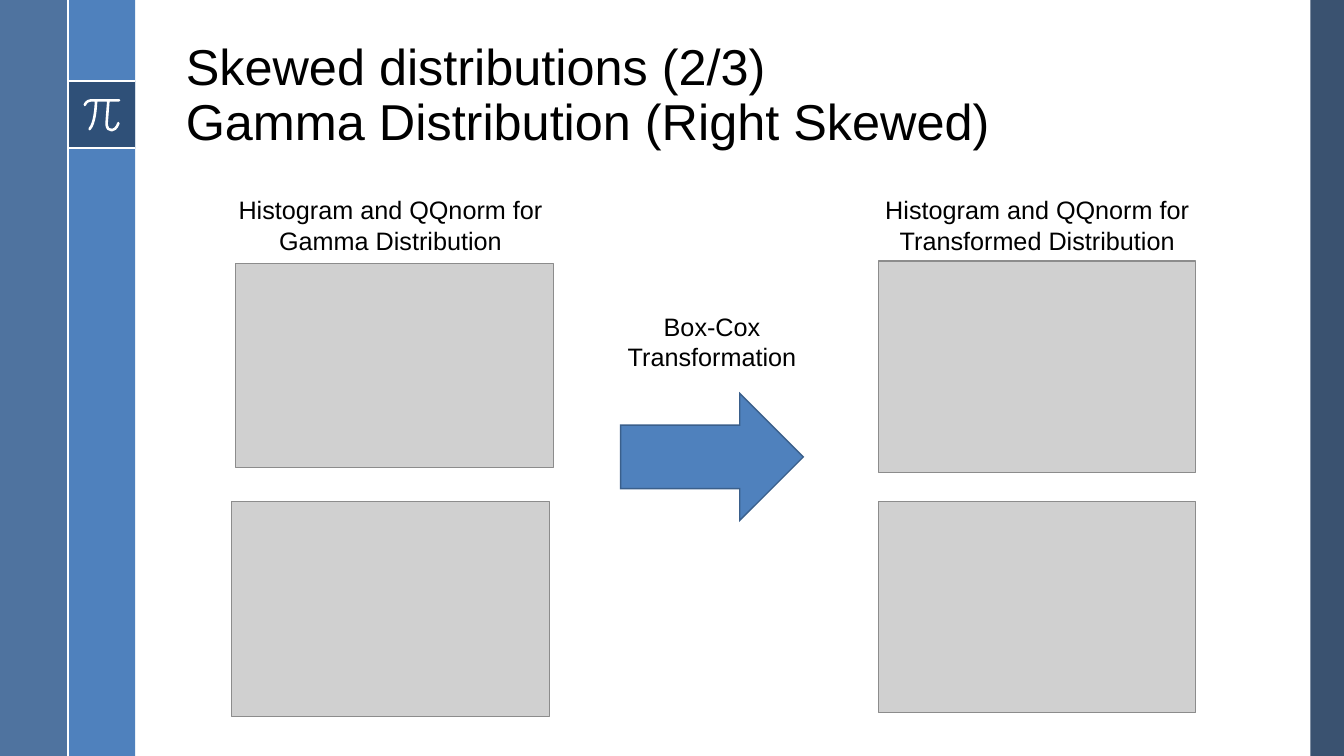
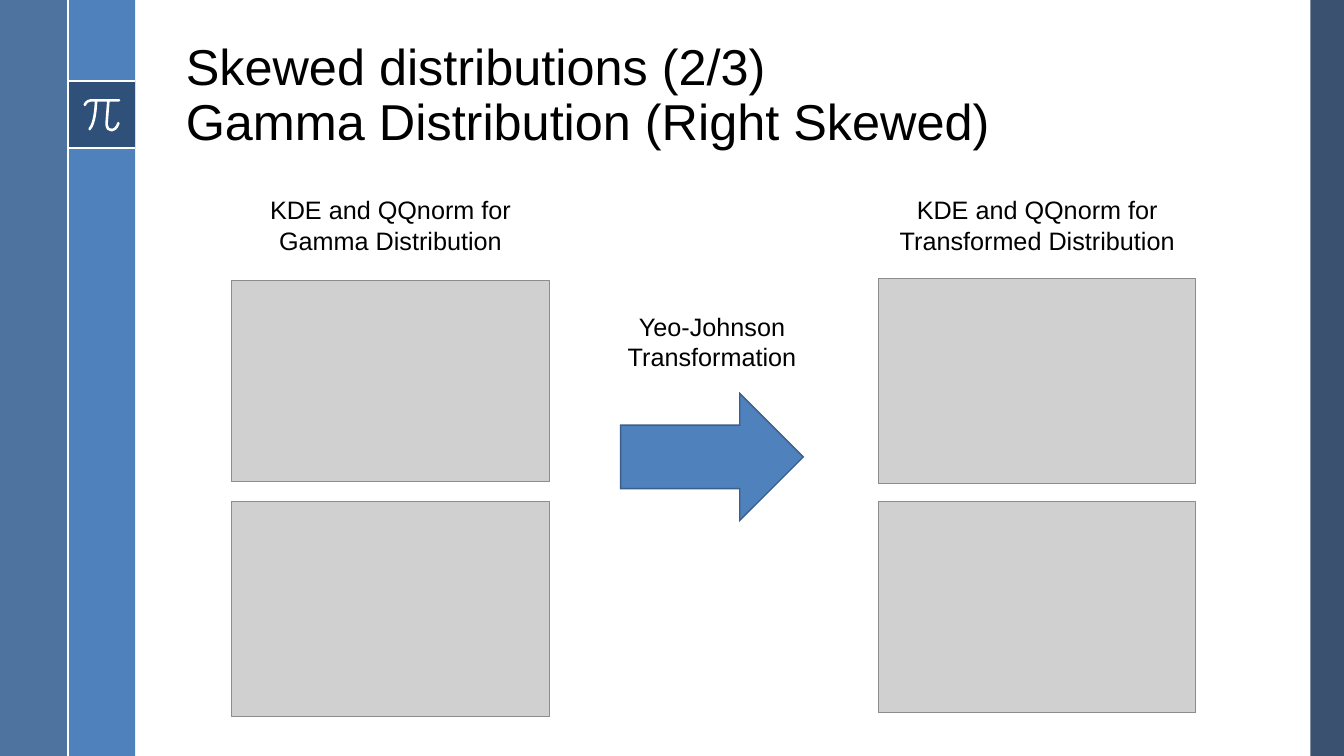
Before and after one commit to howewenann/spc_charts, a slide deck: slide 20 of reports/Statistical Process Control.pptx. Drawn at 1344x756 pixels with LibreOffice and Linux fonts; fonts in the diff are those of the drawing; grey boxes stand for pictures. Boxes give left, top, right and bottom in pixels: in the first picture for what was removed or moved away, otherwise in the second. Text is boxed around its words. In the diff, an @@ line names an element or a change of style, - is before the commit and + after.

```diff
--- a/reports/Statistical Process Control.pptx
+++ b/reports/Statistical Process Control.pptx
@@ text at <box>270,200,510,251</box>: text changed @@
-Histogram and QQnorm for Gamma Distribution
+KDE and QQnorm for Gamma Distribution
@@ text at <box>900,200,1175,251</box>: text changed @@
-Histogram and QQnorm for Transformed Distribution
+KDE and QQnorm for Transformed Distribution
@@ picture: place and size @@
-picture at <box>236,263,554,468</box>
+picture at <box>232,281,549,482</box>
@@ picture: place and size @@
-picture at <box>878,261,1196,473</box>
+picture at <box>878,278,1196,484</box>
@@ text at <box>628,317,796,367</box>: text changed @@
-Box-Cox Transformation
+Yeo-Johnson Transformation
```
Also in this commit, not shown: 4 other slides changed, 4 slides added, 1 slide removed, 6 other files.
